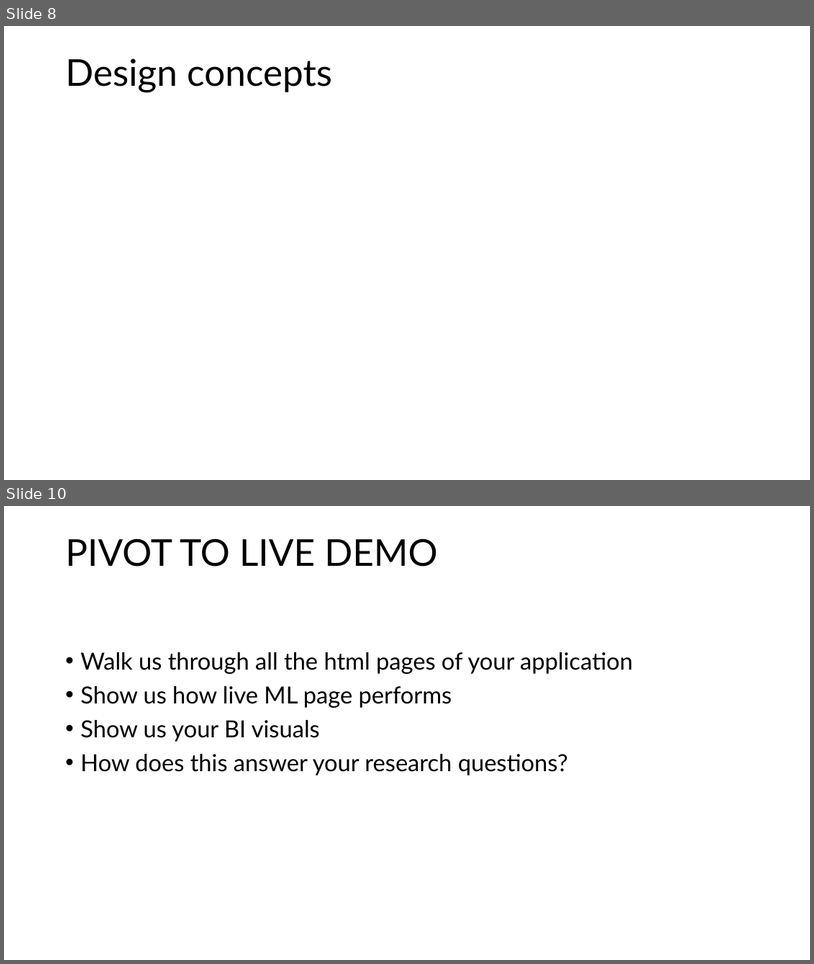
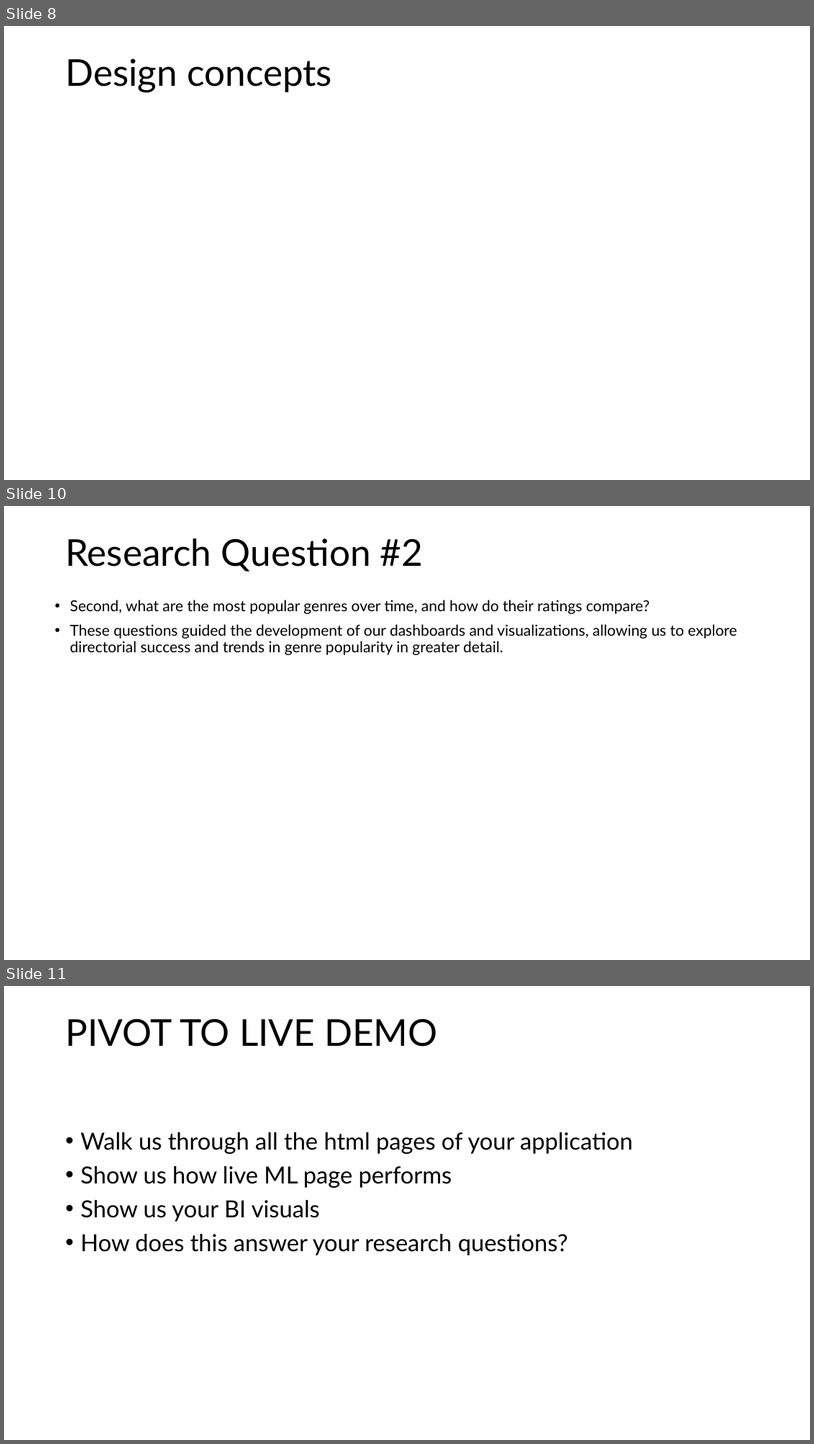
Before and after one commit to ajmonte0920/BootCamp24-project-4-group-08, a slide deck: Project 4_Group 8_Slide Deck.pptx. Shown one above the other, each under a label of ours: slides 8 and 10 before the commit, slides 8, 10 and 11 after it; the slides between them are not shown. The pictures are 814x964 and 814x1444 pixels, drawn with LibreOffice and Linux fonts; fonts in the diff are those of the drawing. Boxes give left, top, right and bottom in pixels: in the first picture for what was removed or moved away, otherwise in the second. Text is boxed around its words. In the diff, an @@ line names an element or a change of style, - is before the commit and + after.

```diff
--- a/Project 4_Group 8_Slide Deck.pptx
+++ b/Project 4_Group 8_Slide Deck.pptx
@@ slide 10 added at <box>4,506,810,960</box>, background #FFFFFF @@
@@ title added at <box>65,538,424,572</box>, 44 pt, text #000000 @@
+Research Question #2
@@ text added at <box>70,600,737,655</box>, 18 pt, text #000000 @@
+• Second, what are the most popular genres over time, and how do their ratings compare?
+• These questions guided the development of our dashboards and visualizations, allowing us to explore directorial success and trends in genre popularity in greater detail.
@@ what was slide 10 is now slide 11 @@
```
Also in this commit, not shown: 4 slides changed, 3 other slides added, 3 slides removed, 8 other files.
